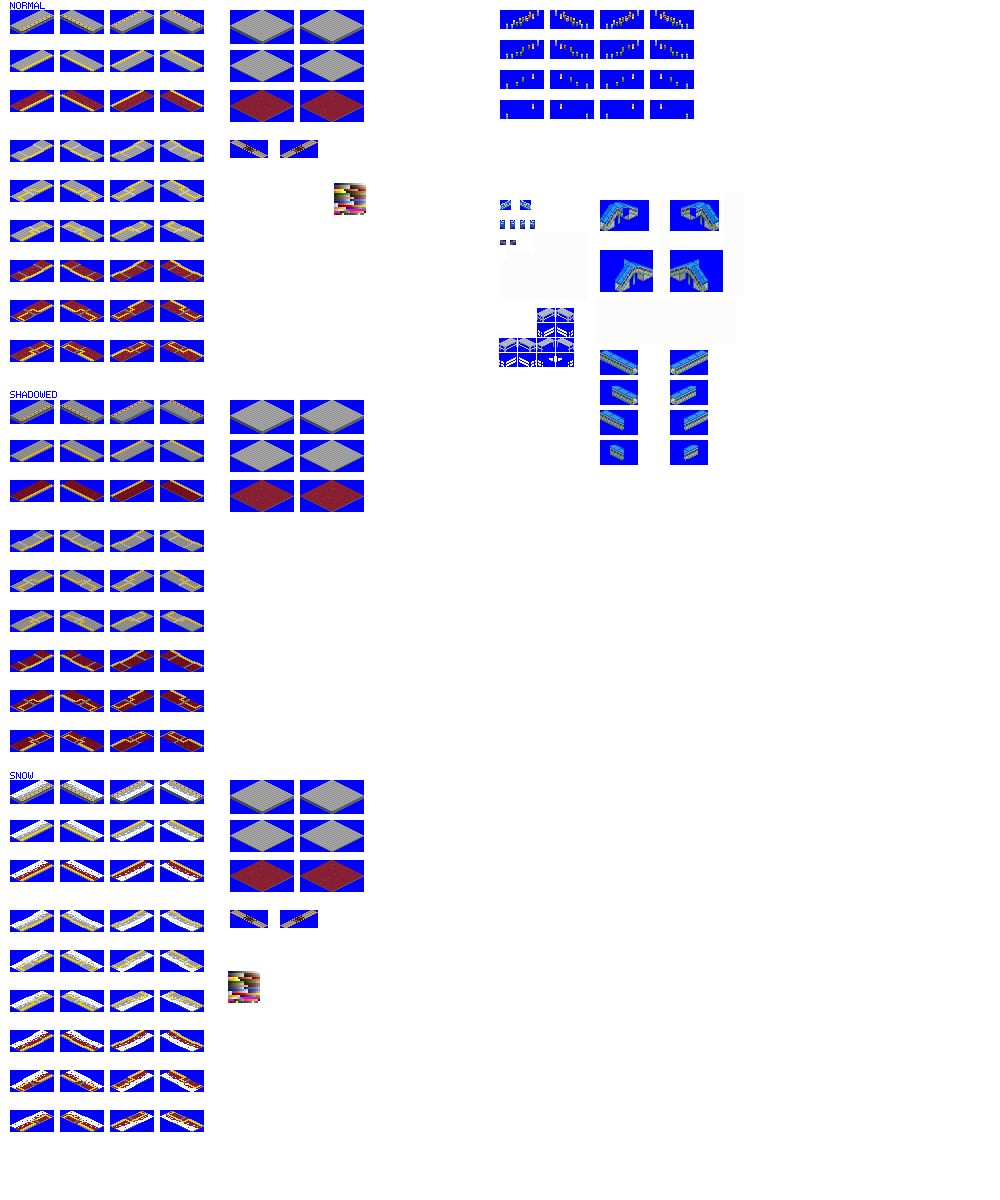
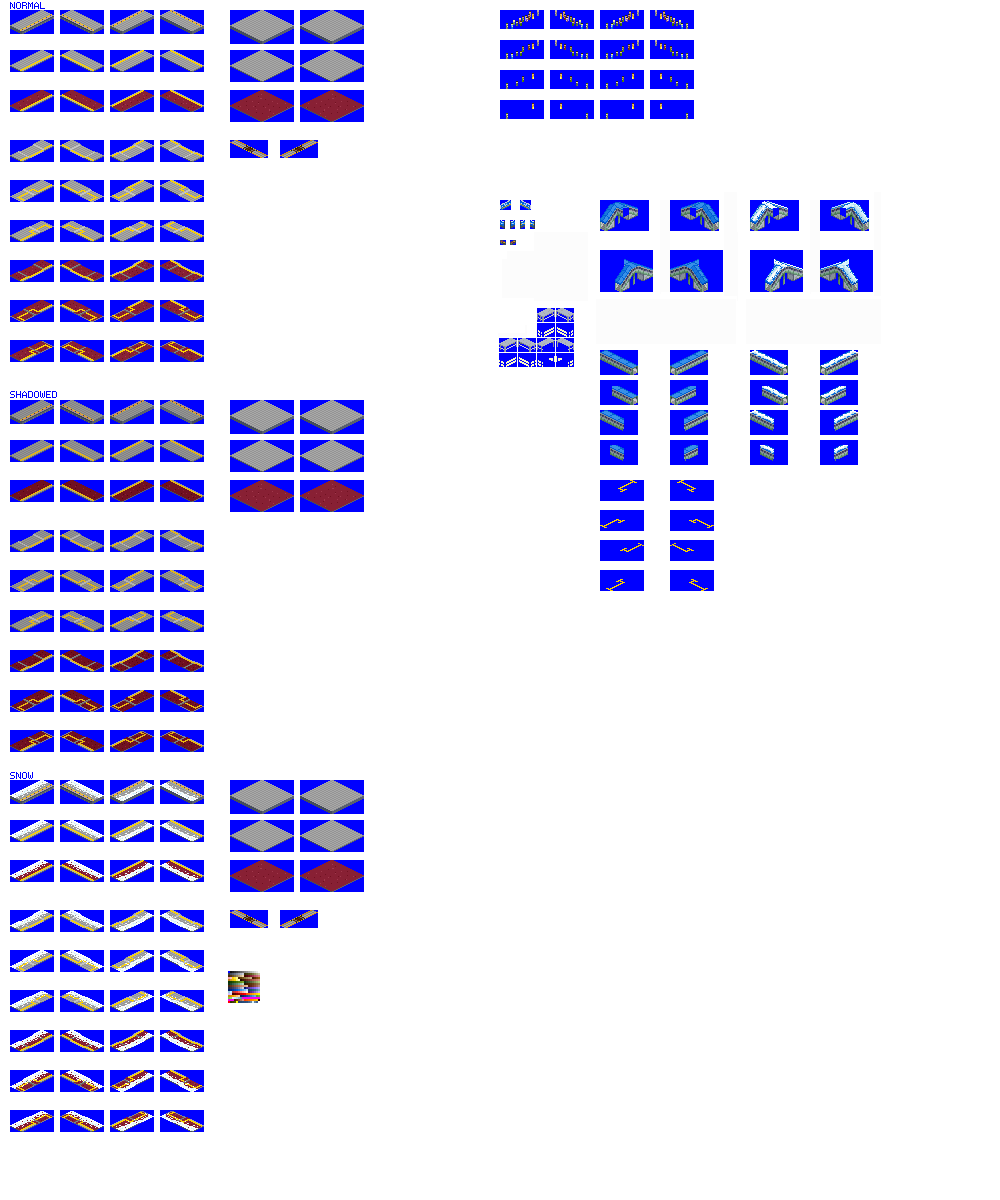
Revision of a layered 1000 x 1200 image; what changed, layer by layer:
showed "temporary2", painted on it over [10, 196, 366, 215]
painted on "snow" over [750, 201, 869, 453]
painted on "platforms" over [334, 183, 869, 591]
painted on "bg" over [600, 192, 881, 591]
